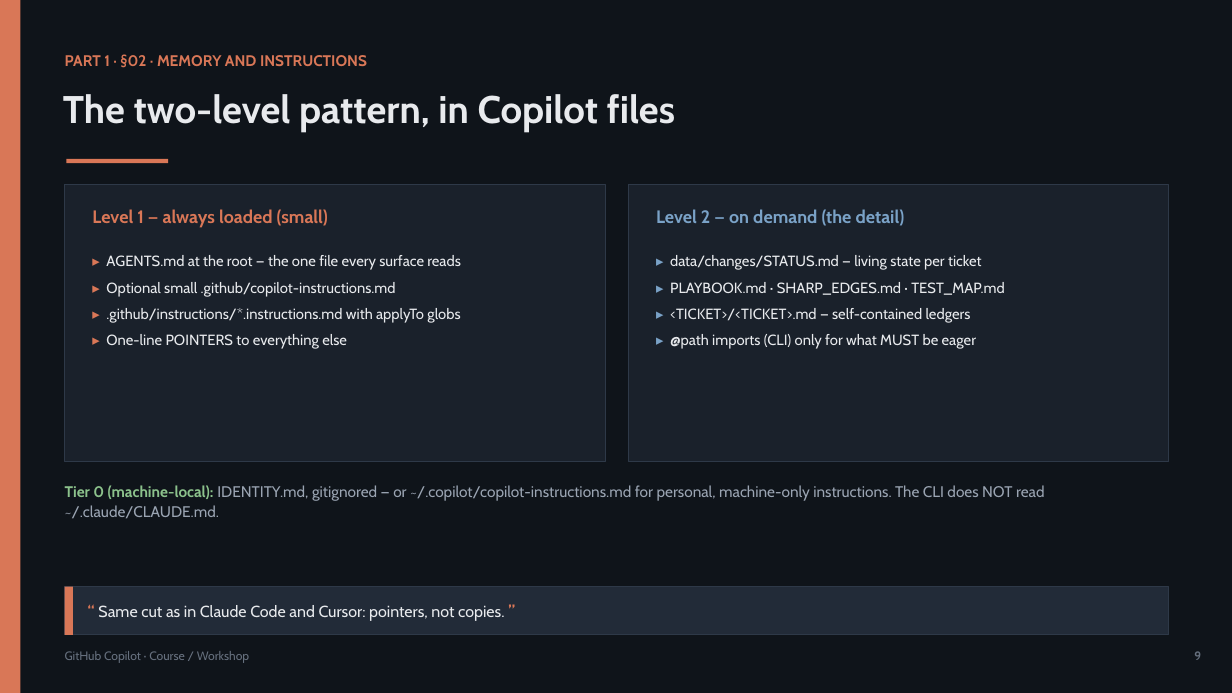
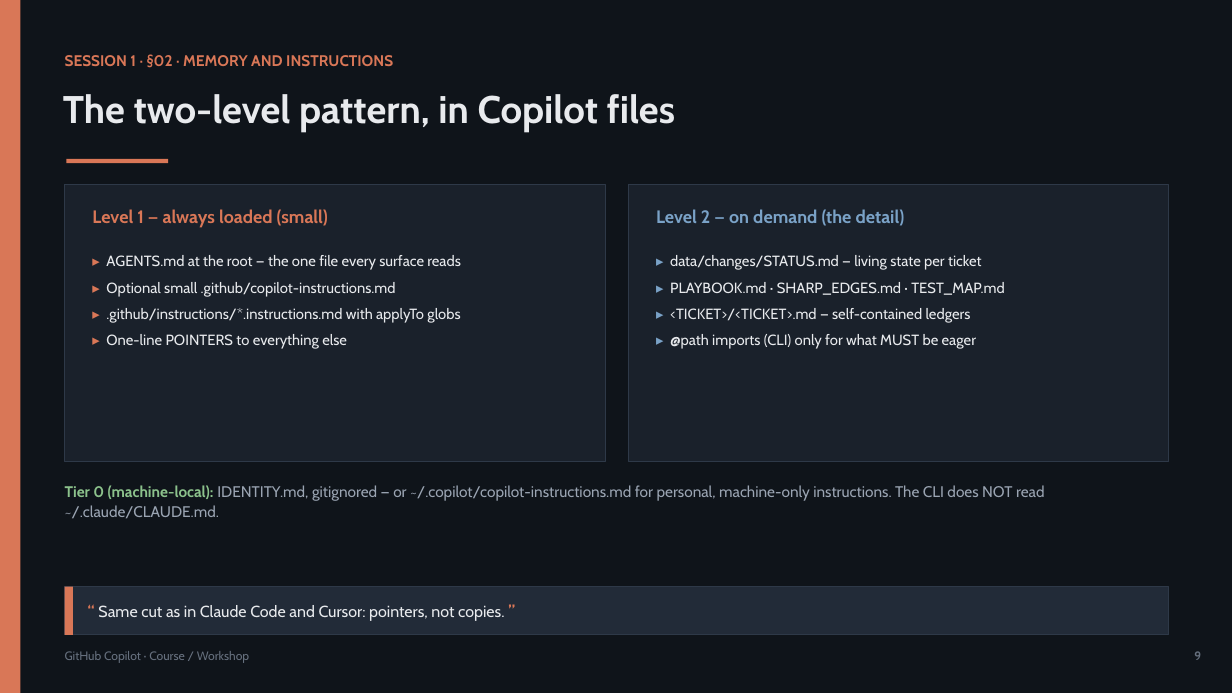
Before and after one commit to olonok69/copilot_code_ml_engineer, a slide deck: slide 9 of presentation/Copilot_Presentation.pptx. Drawn at 1232x693 pixels with LibreOffice and Linux fonts; fonts in the diff are those of the drawing. Boxes give left, top, right and bottom in pixels: in the first picture for what was removed or moved away, otherwise in the second. Text is boxed around its words. In the diff, an @@ line names an element or a change of style, - is before the commit and + after.

```diff
--- a/presentation/Copilot_Presentation.pptx
+++ b/presentation/Copilot_Presentation.pptx
@@ text at box(65, 54, 393, 68): text changed @@
-PART 1 · §02 · MEMORY AND INSTRUCTIONS
+SESSION 1 · §02 · MEMORY AND INSTRUCTIONS
```
Also in this commit, not shown: 38 other slides changed, 1 slide added, 13 other files.
